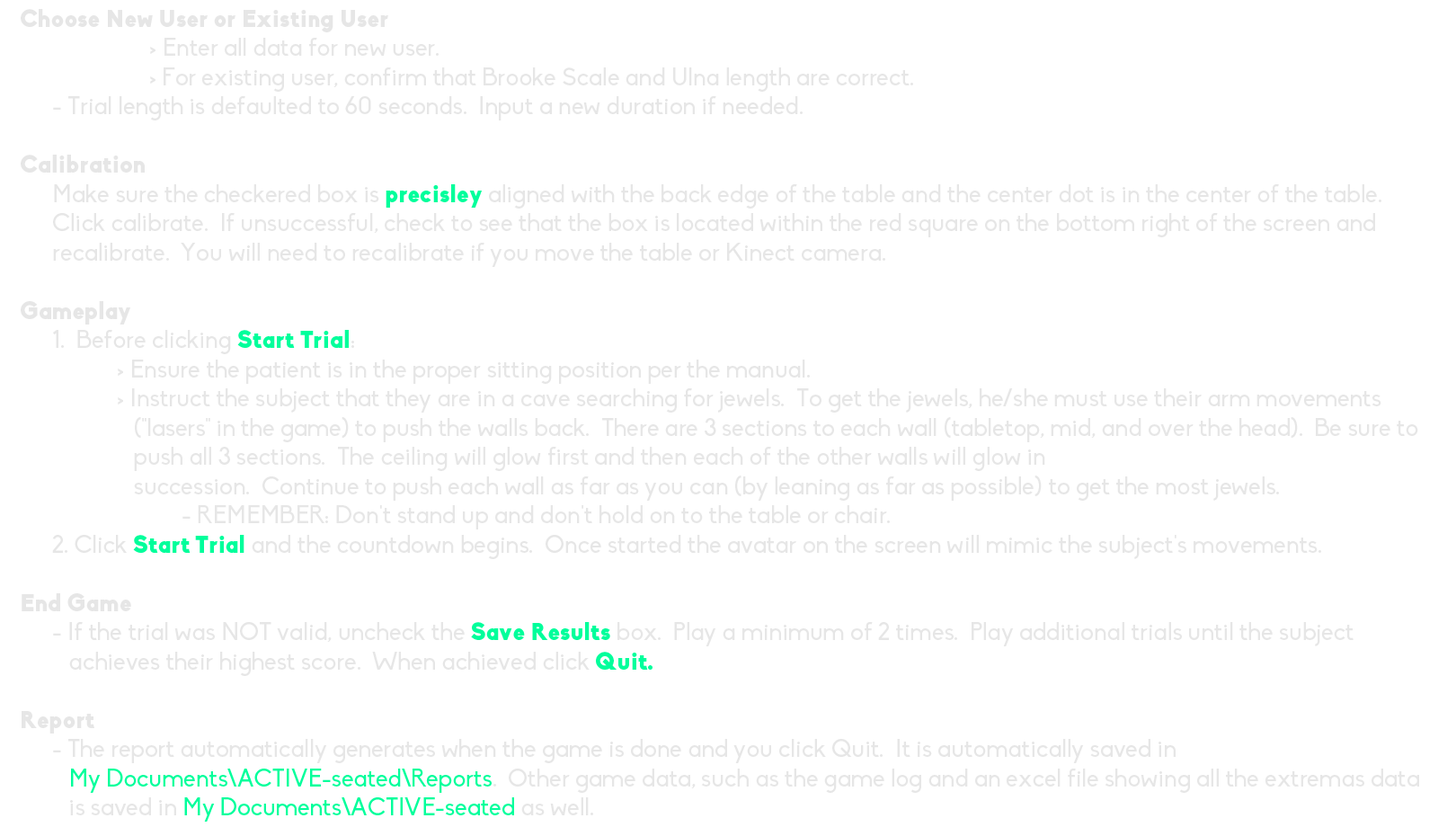
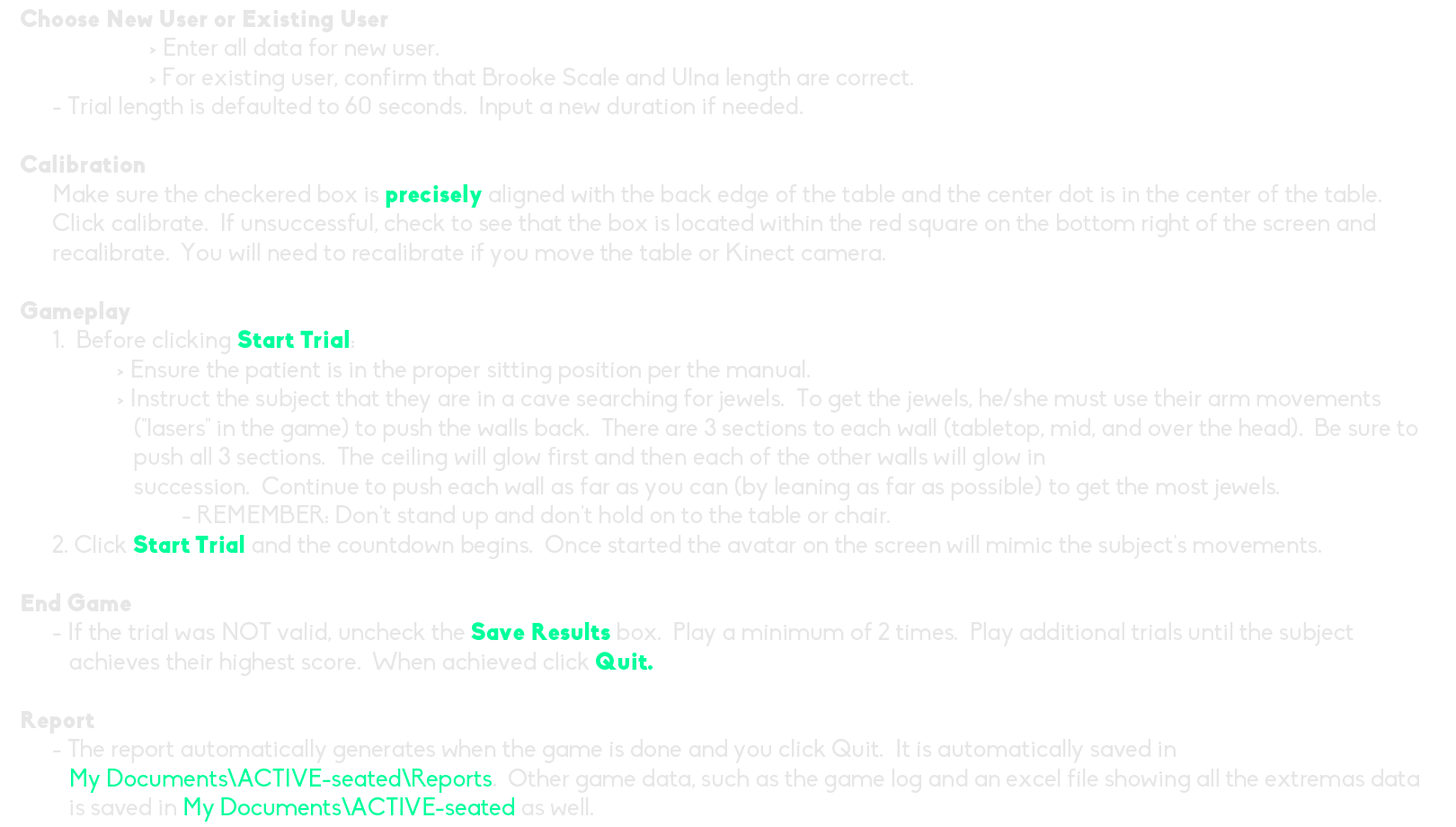
Two versions of the same layered image (1456x827). Layer-by-layer changes:
painted on "Choose New User or Existing User > Enter all data for new u" over [450, 184, 469, 203]
